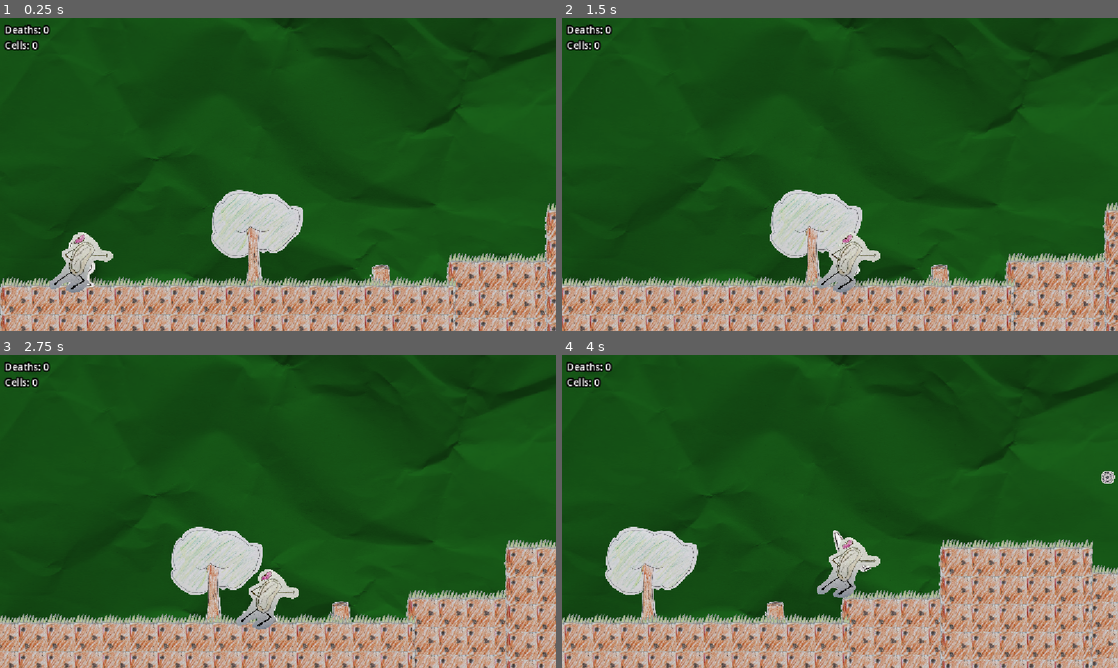
Above: before the commit, frames 1-4 (two rows, left to right).
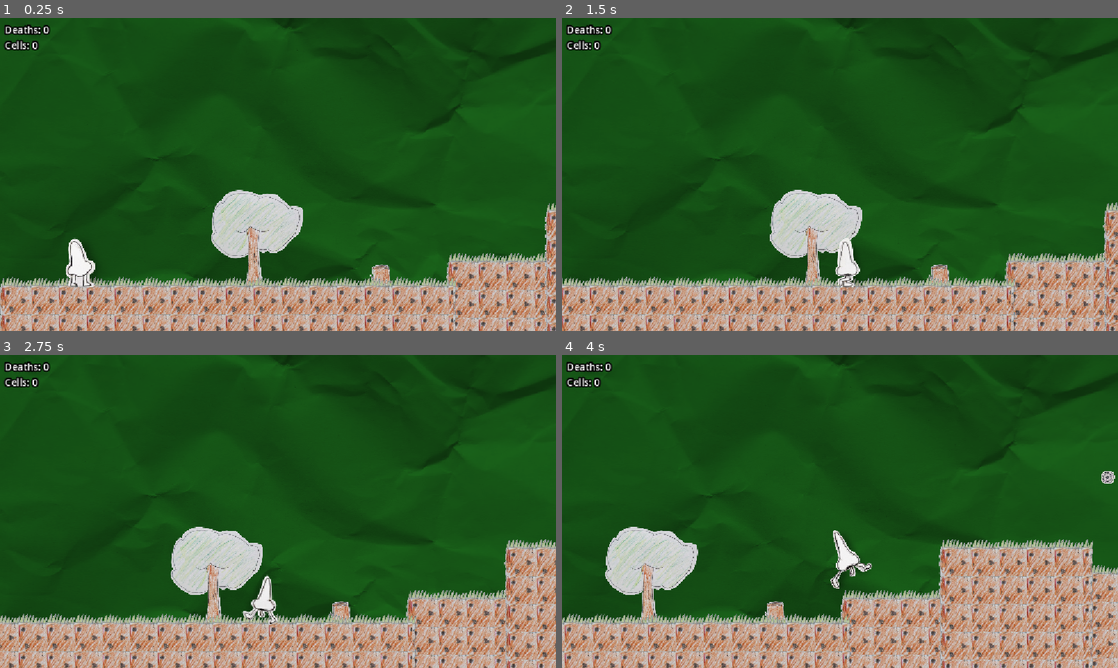
Above: after the commit, the same moments.

Repository: lmg-abe/runny-nose
Game: Godot game, scene res://area_1.tscn
Two runs of this game, one before a commit and one after it. Both use one fixed random seed, a clock stepped at 60 frames per second and the inputs below. The engine's default icon, where the game draws it, is replaced by a stand-in: a white triangle on a blue panel in a dark square.
Inputs:
- Up to frame 1 (0.25 s): no input
- Up to frame 2 (1.5 s): hold D (move_right) from 0.53 s (still down); tap 3 (dash) at 0.6, 1.35 s; tap Space (jump) at 0.77 s
- Up to frame 3 (2.75 s): tap Space (jump) at 1.52 s; release D (move_right) at 2.03 s; hold A (move_left) from 2.03 s (still down); tap 2 (pick_up) at 2.1 s; tap 3 (dash) at 2.3 s
- Up to frame 4 (4 s): release A (move_left) at 2.78 s; hold D (move_right) from 2.78 s (still down); tap 1 (sneeze) at 2.85 s; tap Space (jump) at 3.02, 3.77 s; tap 3 (dash) at 3.05, 3.6 s

The runs differ from the first frame. In frame 1, 1.0% of the frame differs, in the area x 9-21%, y 68-88%; in frame 2, 0.9%; in frame 3, 1.0%; in frame 4, 1.0%, in the area x 45-58%, y 58-78%.

Commit message:
added ear guy when dashing

Diff:
--- a/ear_npc.tscn
+++ b/ear_npc.tscn
@@ -1,6 +1,7 @@
 [gd_scene format=3 uid="uid://dqm5cpuwo6jsg"]
 
 [ext_resource type="Script" uid="uid://b24dajsefnuo1" path="res://ear_npc.gd" id="1_uye5x"]
+[ext_resource type="Texture2D" uid="uid://jc4ol6qaamst" path="res://john ear.png" id="2_hppri"]
 
 [sub_resource type="CapsuleShape2D" id="CapsuleShape2D_qen3a"]
 radius = 64.0
@@ -12,4 +13,8 @@
 [node name="CollisionShape2D" type="CollisionShape2D" parent="." unique_id=229022879]
 shape = SubResource("CapsuleShape2D_qen3a")
 
+[node name="JohnEar" type="Sprite2D" parent="." unique_id=468454983]
+scale = Vector2(0.475, 0.475)
+texture = ExtResource("2_hppri")
+
 [connection signal="body_entered" from="." to="." method="_on_body_entered"]
--- a/hand_npc.tscn
+++ b/hand_npc.tscn
@@ -1,6 +1,7 @@
 [gd_scene format=3 uid="uid://58gwltlc3vcu"]
 
 [ext_resource type="Script" uid="uid://bd6qvck6gk1o3" path="res://hand_npc.gd" id="1_iltyl"]
+[ext_resource type="Texture2D" uid="uid://c8rrqcdnklpx0" path="res://handyman.png" id="2_qen3a"]
 
 [sub_resource type="CapsuleShape2D" id="CapsuleShape2D_qen3a"]
 radius = 64.0
@@ -9,6 +10,11 @@
 [node name="HandNPC" type="Area2D" unique_id=434802834]
 script = ExtResource("1_iltyl")
 
+[node name="Handyman" type="Sprite2D" parent="." unique_id=1366626168]
+position = Vector2(0, -25)
+scale = Vector2(0.475, 0.475)
+texture = ExtResource("2_qen3a")
+
 [node name="CollisionShape2D" type="CollisionShape2D" parent="." unique_id=229022879]
 shape = SubResource("CapsuleShape2D_qen3a")
 
--- a/player_movement.gd
+++ b/player_movement.gd
@@ -101,7 +101,13 @@
 	if dashTimer>-1:
 		if velocity.y > 0 :
 			velocity.y = 0
+		get_node("JohnEar").flip_h = (facingDirection<0)
+		get_node("JohnEar").visible = true
+		get_node("Visible").visible = false
 		dashTimer-=1
+	else:
+		get_node("JohnEar").visible = false
+		get_node("Visible").visible = true
 
 	velocity.x += Input.get_axis("move_left","move_right") * playerSpeed * movementMultiplier
 	velocity.x *= friction
--- a/runny.tscn
+++ b/runny.tscn
@@ -60,6 +60,7 @@
 stream = ExtResource("9_h25mt")
 
 [node name="JohnEar" type="Sprite2D" parent="." unique_id=1460349257]
+visible = false
 position = Vector2(4, -11)
 scale = Vector2(0.52, 0.52)
 texture = ExtResource("11_dsyfb")
